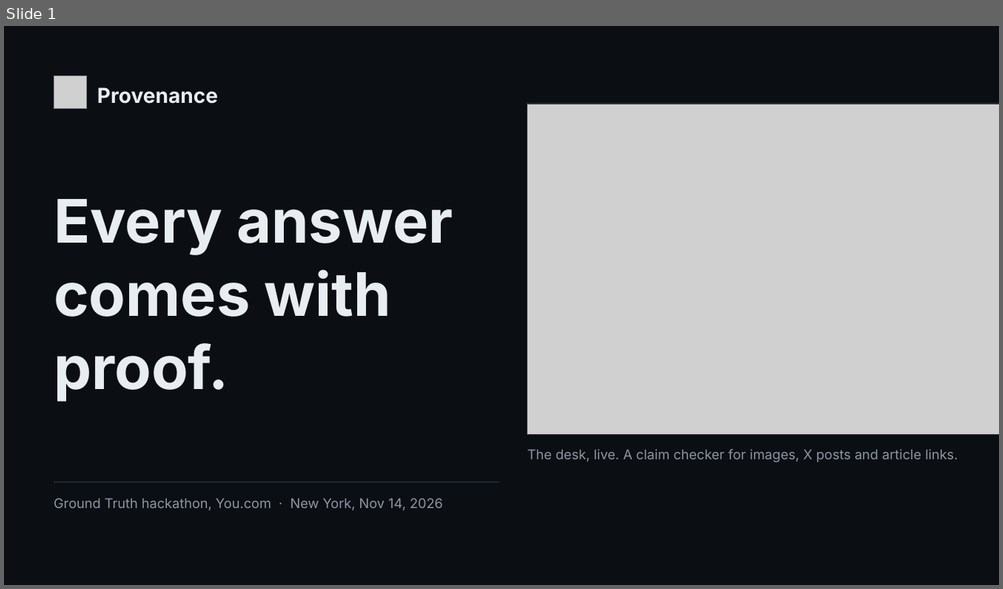
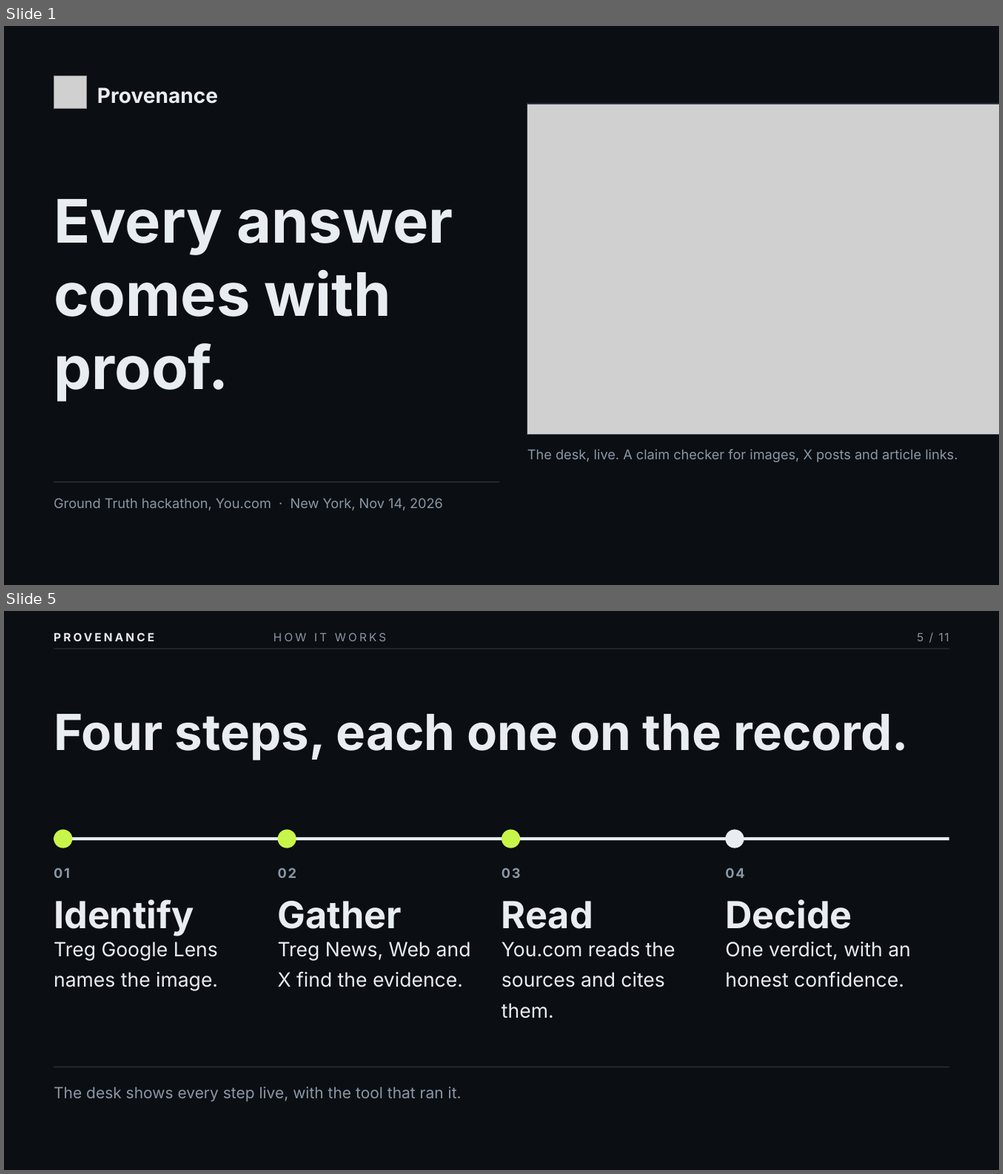
Before and after one commit to michaelnjoku347/Provenance, a slide deck: docs/pitch/Provenance-pitch.pptx. Shown one above the other, each under a label of ours: slide 1 before the commit, slides 1 and 5 after it; the slides between them are not shown. The pictures are 1003x589 and 1003x1174 pixels, drawn with LibreOffice and Linux fonts; fonts in the diff are those of the drawing; grey boxes stand for pictures. Boxes give left, top, right and bottom in pixels: in the first picture for what was removed or moved away, otherwise in the second. Text is boxed around its words. In the diff, an @@ line names an element or a change of style, - is before the commit and + after.

```diff
--- a/docs/pitch/Provenance-pitch.pptx
+++ b/docs/pitch/Provenance-pitch.pptx
@@ slide 5 added at <box>4,611,999,1170</box>, background #FFFFFF @@
@@ rectangle added at <box>4,611,999,1170</box>, fill #0B0E12 @@
@@ text added at <box>54,632,154,641</box>, 11 pt, text #E8EDF2, bold @@
+PROVENANCE
@@ text added at <box>273,632,386,641</box>, 11 pt, text #8B97A6 @@
+HOW IT WORKS
@@ rectangle added at <box>54,648,949,649</box>, fill #2A323D @@
@@ text added at <box>916,633,949,641</box>, 11 pt, text #8B97A6 @@
+5 / 11
@@ text added at <box>54,714,908,760</box>, 48 pt, text #E8EDF2, bold @@
+Four steps, each one on the record.
@@ rounded rectangle added at <box>54,829,73,849</box>, fill #C8F54A @@
@@ rounded rectangle added at <box>278,829,296,849</box>, fill #C8F54A @@
@@ rounded rectangle added at <box>502,829,521,849</box>, fill #C8F54A @@
@@ rounded rectangle added at <box>726,829,744,849</box>, fill #E8EDF2 @@
@@ rectangle added at <box>54,837,949,840</box>, fill #E8EDF2 @@
@@ text added at <box>54,868,70,878</box>, 13 pt, text #8B97A6, bold @@
+01
@@ text added at <box>278,868,297,878</box>, 13 pt, text #8B97A6, bold @@
+02
@@ text added at <box>501,868,521,878</box>, 13 pt, text #8B97A6, bold @@
+03
@@ text added at <box>725,868,744,878</box>, 13 pt, text #8B97A6, bold @@
+04
@@ text added at <box>54,900,194,936</box>, 36 pt, text #E8EDF2, bold @@
+Identify
@@ text added at <box>278,901,401,929</box>, 36 pt, text #E8EDF2, bold @@
+Gather
@@ text added at <box>501,901,593,929</box>, 36 pt, text #E8EDF2, bold @@
+Read
@@ text added at <box>725,900,851,929</box>, 36 pt, text #E8EDF2, bold @@
+Decide
@@ text added at <box>54,942,218,991</box>, 19 pt, text #E8EDF2 @@
+Treg Google Lens names the image.
@@ text added at <box>278,942,471,988</box>, 19 pt, text #E8EDF2 @@
+Treg News, Web and X find the evidence.
@@ text added at <box>501,942,675,1019</box>, 19 pt, text #E8EDF2 @@
+You.com reads the sources and cites them.
@@ text added at <box>725,942,910,988</box>, 19 pt, text #E8EDF2 @@
+One verdict, with an honest confidence.
@@ rectangle added at <box>54,1067,949,1068</box>, fill #2A323D @@
@@ text added at <box>54,1087,461,1102</box>, 15 pt, text #8B97A6 @@
+The desk shows every step live, with the tool that ran it.
```
Also in this commit, not shown: 5 slides changed, 4 other slides added, 2 slides removed, 16 other files.
